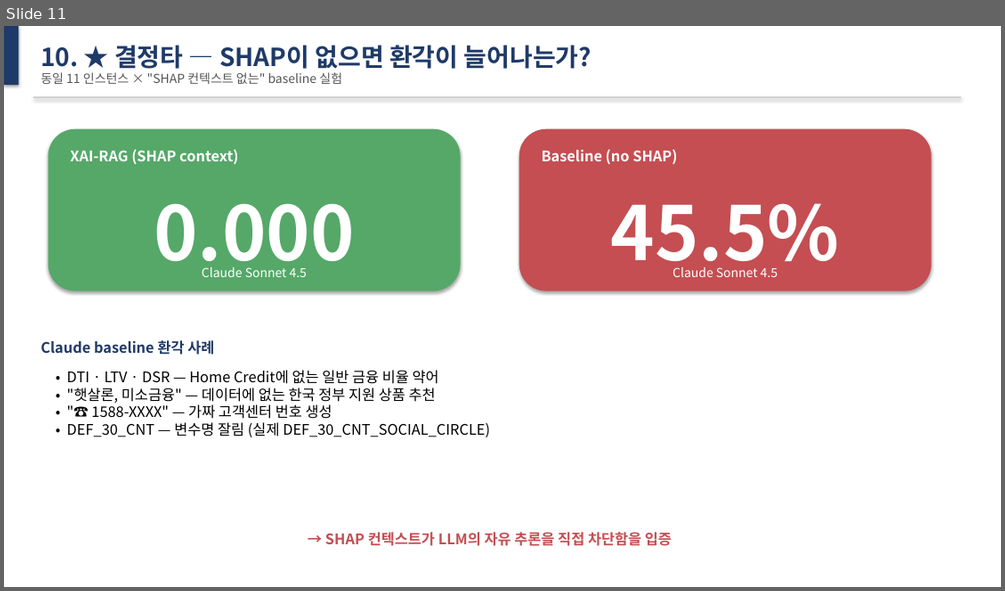
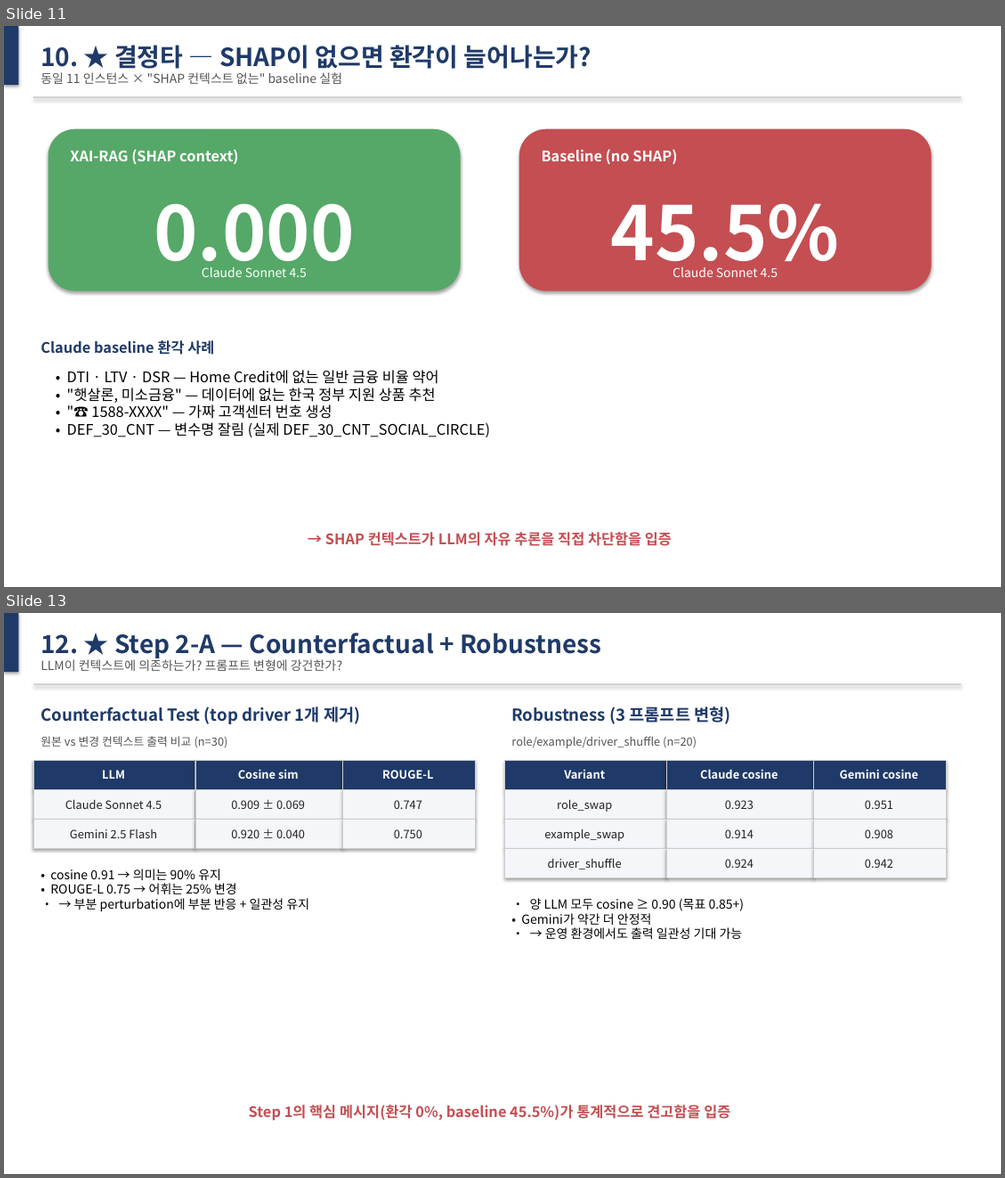
Before and after one commit to Tim-Green0/tabnet-xai-rag-credit, a slide deck: paper/midterm_slides.pptx. Shown one above the other, each under a label of ours: slide 11 before the commit, slides 11 and 13 after it; the slides between them are not shown. The pictures are 1005x591 and 1005x1178 pixels, drawn with LibreOffice and Linux fonts; fonts in the diff are those of the drawing. Boxes give left, top, right and bottom in pixels: in the first picture for what was removed or moved away, otherwise in the second. Text is boxed around its words. In the diff, an @@ line names an element or a change of style, - is before the commit and + after.

```diff
--- a/paper/midterm_slides.pptx
+++ b/paper/midterm_slides.pptx
@@ slide 13 added at [4,613,1001,1174], background #FFFFFF @@
@@ rectangle added at [4,613,19,672], fill #1F3A68 @@
@@ text added at [40,633,601,660], 24 pt, text #1F3A68, bold @@
+12. ★ Step 2-A — Counterfactual + Robustness
@@ text added at [40,657,342,671], 12 pt, text #555555 @@
+LLM이 컨텍스트에 의존하는가? 프롬프트 변형에 강건한가?
@@ rectangle added at [33,683,961,685], fill #CCCCCC @@
@@ text added at [40,706,360,724], 16 pt, text #1F3A68, bold @@
+Counterfactual Test (top driver 1개 제거)
@@ text added at [511,706,730,724], 16 pt, text #1F3A68, bold @@
+Robustness (3 프롬프트 변형)
@@ text added at [40,736,228,748], 11 pt, text #555555 @@
+원본 vs 변경 컨텍스트 출력 비교 (n=30)
@@ text added at [511,736,696,748], 11 pt, text #555555 @@
+role/example/driver_shuffle (n=20)
@@ rectangle added at [33,761,195,789], fill #1F3A68, outline #CCCCCC 0.75 pt, 11 pt, text #FFFFFF, bold @@
+LLM
@@ rectangle added at [195,761,343,789], fill #1F3A68, outline #CCCCCC 0.75 pt, 11 pt, text #FFFFFF, bold @@
+Cosine sim
@@ rectangle added at [343,761,475,789], fill #1F3A68, outline #CCCCCC 0.75 pt, 11 pt, text #FFFFFF, bold @@
+ROUGE-L
@@ rectangle added at [504,761,666,789], fill #1F3A68, outline #CCCCCC 0.75 pt, 11 pt, text #FFFFFF, bold @@
+Variant
@@ rectangle added at [666,761,814,789], fill #1F3A68, outline #CCCCCC 0.75 pt, 11 pt, text #FFFFFF, bold @@
+Claude cosine
@@ rectangle added at [814,761,947,789], fill #1F3A68, outline #CCCCCC 0.75 pt, 11 pt, text #FFFFFF, bold @@
+Gemini cosine
@@ rectangle added at [33,789,195,819], fill #F4F6FA, outline #CCCCCC 0.75 pt, 11 pt, text #222222 @@
+Claude Sonnet 4.5
@@ rectangle added at [195,789,343,819], fill #F4F6FA, outline #CCCCCC 0.75 pt, 11 pt, text #222222 @@
+0.909 ± 0.069
@@ rectangle added at [343,789,475,819], fill #F4F6FA, outline #CCCCCC 0.75 pt, 11 pt, text #222222 @@
+0.747
@@ rectangle added at [504,789,666,819], fill #F4F6FA, outline #CCCCCC 0.75 pt, 11 pt, text #222222 @@
+role_swap
@@ rectangle added at [666,789,814,819], fill #F4F6FA, outline #CCCCCC 0.75 pt, 11 pt, text #222222 @@
+0.923
@@ rectangle added at [814,789,947,819], fill #F4F6FA, outline #CCCCCC 0.75 pt, 11 pt, text #222222 @@
+0.951
@@ rectangle added at [33,819,195,849], fill #F4F6FA, outline #CCCCCC 0.75 pt, 11 pt, text #222222 @@
+Gemini 2.5 Flash
@@ rectangle added at [195,819,343,849], fill #F4F6FA, outline #CCCCCC 0.75 pt, 11 pt, text #222222 @@
+0.920 ± 0.040
@@ rectangle added at [343,819,475,849], fill #F4F6FA, outline #CCCCCC 0.75 pt, 11 pt, text #222222 @@
+0.750
@@ rectangle added at [504,819,666,849], fill #F4F6FA, outline #CCCCCC 0.75 pt, 11 pt, text #222222 @@
+example_swap
@@ rectangle added at [666,819,814,849], fill #F4F6FA, outline #CCCCCC 0.75 pt, 11 pt, text #222222 @@
+0.914
@@ rectangle added at [814,819,947,849], fill #F4F6FA, outline #CCCCCC 0.75 pt, 11 pt, text #222222 @@
+0.908
@@ rectangle added at [504,849,666,877], fill #F4F6FA, outline #CCCCCC 0.75 pt, 11 pt, text #222222 @@
+driver_shuffle
@@ rectangle added at [666,849,814,877], fill #F4F6FA, outline #CCCCCC 0.75 pt, 11 pt, text #222222 @@
+0.924
@@ rectangle added at [814,849,947,877], fill #F4F6FA, outline #CCCCCC 0.75 pt, 11 pt, text #222222 @@
+0.942
@@ text added at [50,868,309,912], 12 pt, text #000000 @@
+• cosine 0.91 → 의미는 90% 유지
+• ROUGE-L 0.75 → 어휘는 25% 변경
+• → 부분 perturbation에 부분 반응 + 일관성 유지
@@ text added at [521,898,744,939], 12 pt, text #000000 @@
+• 양 LLM 모두 cosine ≥ 0.90 (목표 0.85+)
+• Gemini가 약간 더 안정적
+• → 운영 환경에서도 출력 일관성 기대 가능
@@ text added at [249,1104,730,1120], 14 pt, text #C44E52, bold @@
+Step 1의 핵심 메시지(환각 0%, baseline 45.5%)가 통계적으로 견고함을 입증
```
Also in this commit, not shown: 2 slides changed, 1 other slide added, 6 other files.
